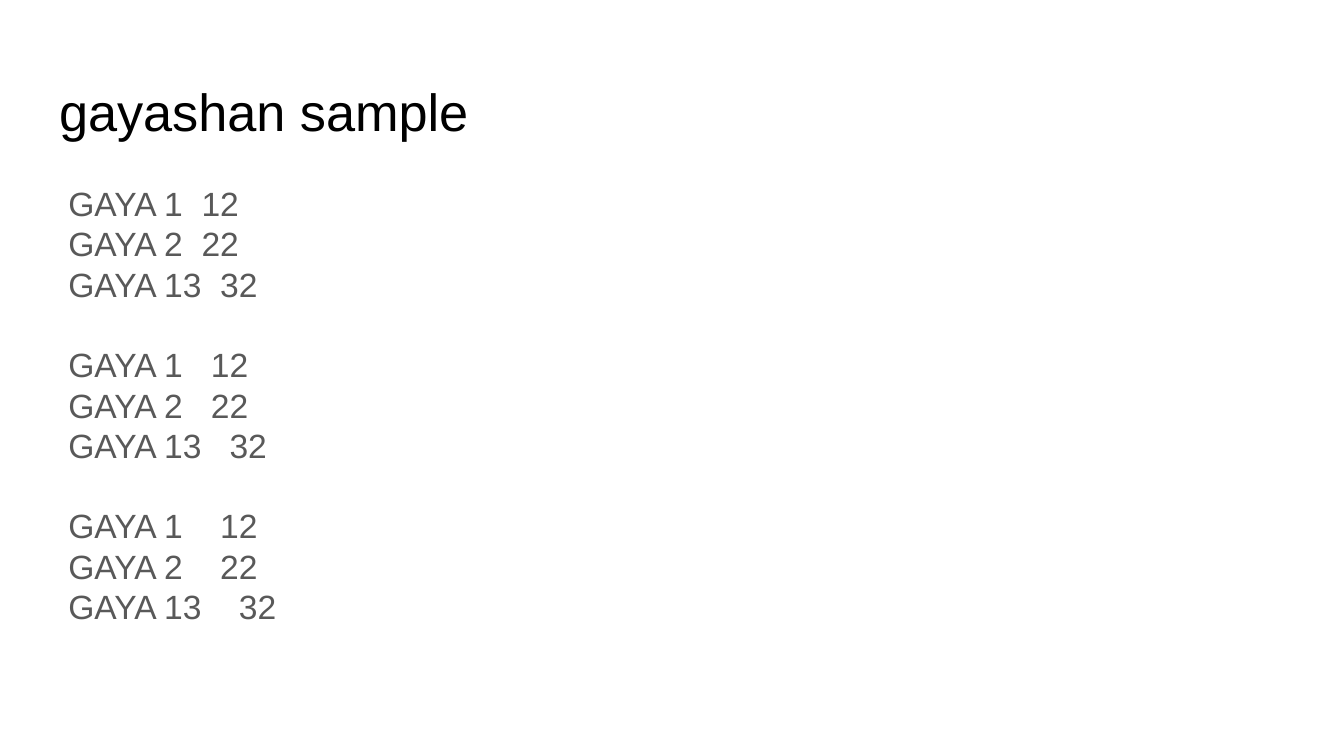
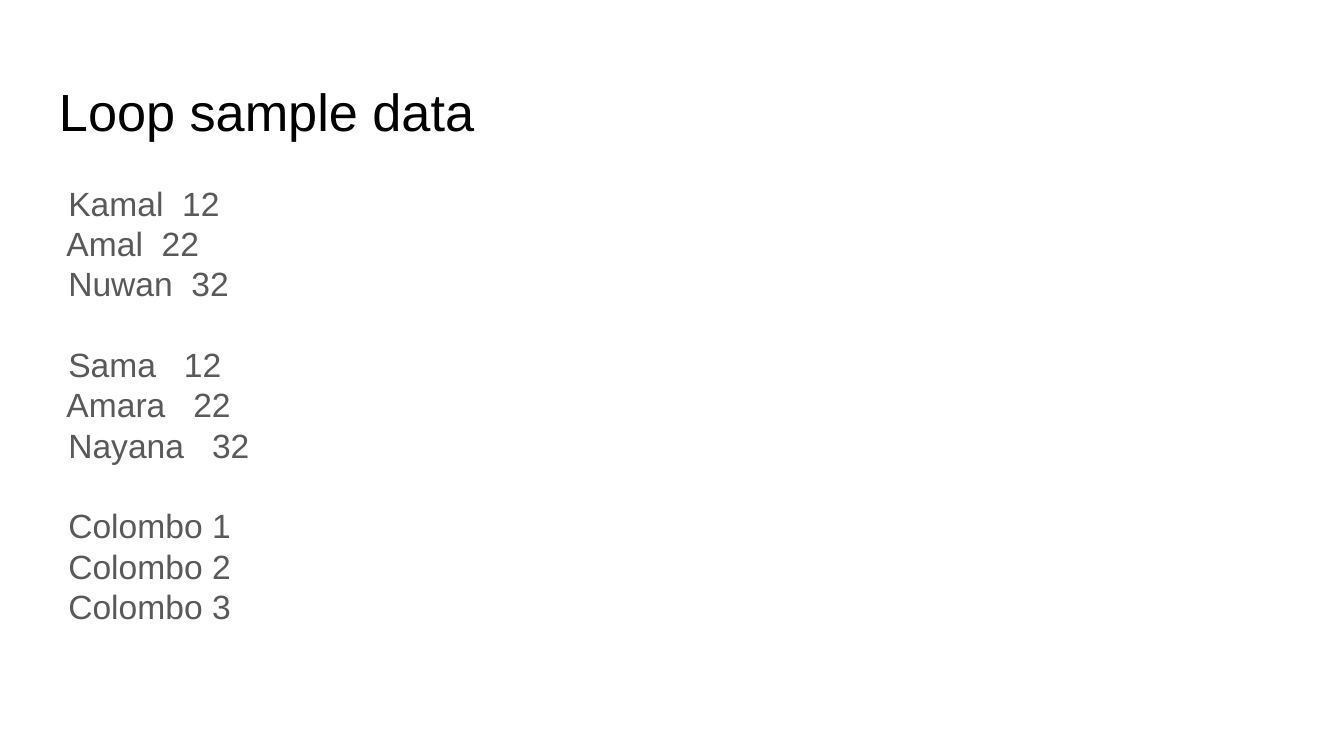
Before and after one commit to GayashanSameera/PythonPPTXGen, a slide deck: slide 7 of output.pptx. Drawn at 1344x756 pixels with LibreOffice and Linux fonts; fonts in the diff are those of the drawing. Boxes give left, top, right and bottom in pixels: in the first picture for what was removed or moved away, otherwise in the second. Text is boxed around its words. In the diff, an @@ line names an element or a change of style, - is before the commit and + after.

```diff
--- a/output.pptx
+++ b/output.pptx
@@ text at box(59, 93, 474, 141): text changed @@
-gayashan sample
+Loop sample data
@@ text at box(66, 191, 249, 620): text changed @@
-GAYA 1 12
-GAYA 2 22
-GAYA 13 32
-GAYA 1 12
-GAYA 2 22
-GAYA 13 32
-GAYA 1 12
-GAYA 2 22
-GAYA 13 32
+Kamal 12
+Amal 22
+Nuwan 32
+Sama 12
+Amara 22
+Nayana 32
+Colombo 1
+Colombo 2
+Colombo 3
```
Also in this commit, not shown: 4 other slides changed, 2 slides added, 2 slides removed, 3 other files.
